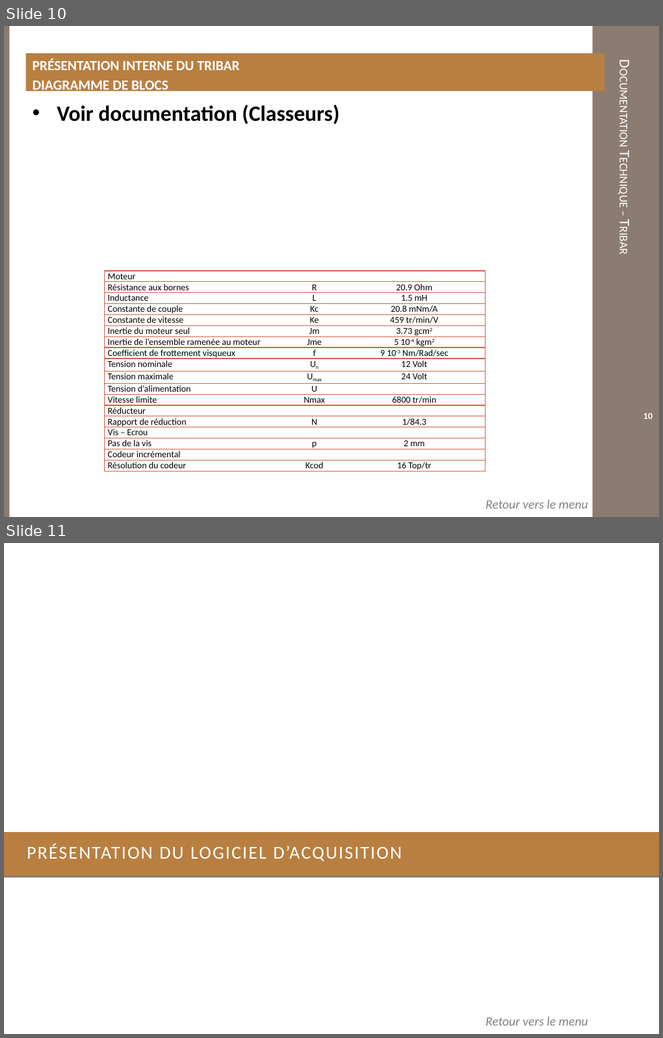
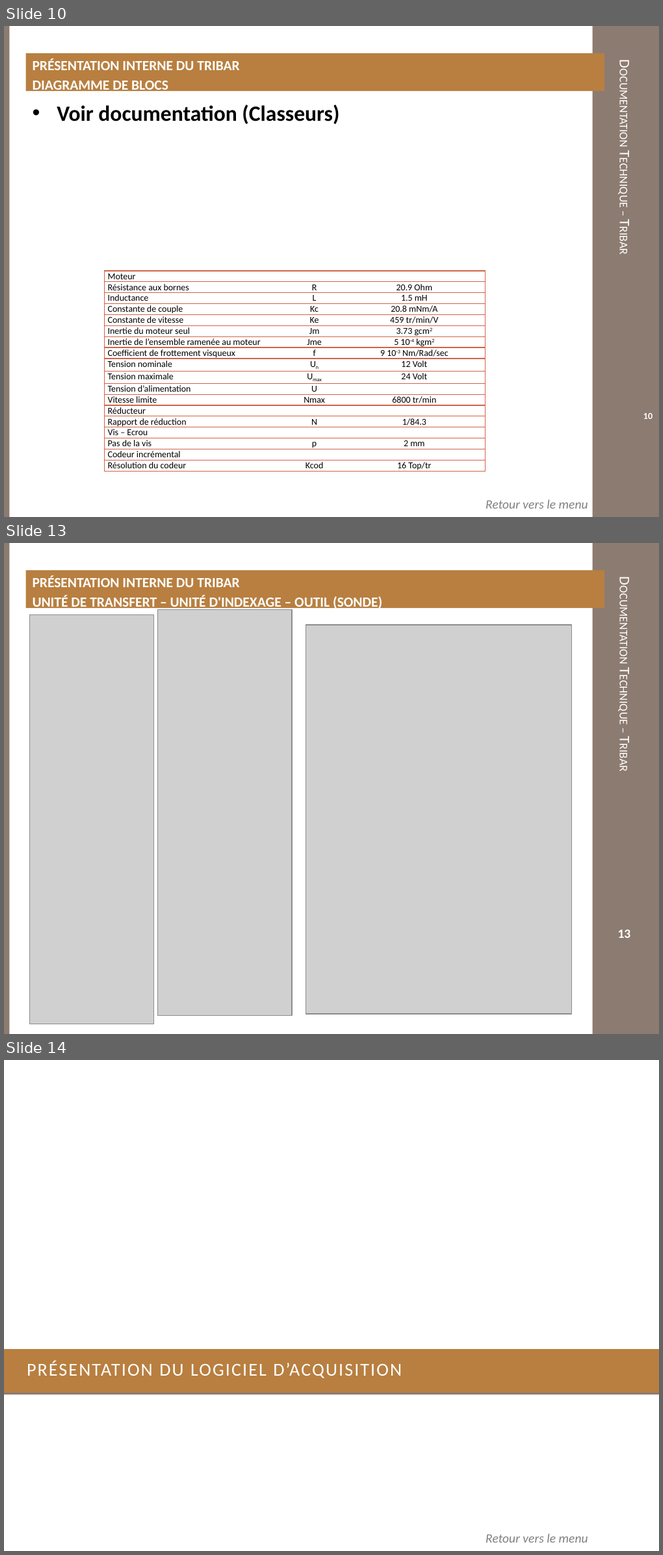
Before and after one commit to xpessoles/TP_PTSI, a slide deck: DocumentsTP/Documentation_Tribar.pptx. Shown one above the other, each under a label of ours: slides 10 and 11 before the commit, slides 10, 13 and 14 after it; the slides between them are not shown. The pictures are 663x1038 and 663x1555 pixels, drawn with LibreOffice and Linux fonts; fonts in the diff are those of the drawing; grey boxes stand for pictures; background and template pictures are left out. Boxes give left, top, right and bottom in pixels: in the first picture for what was removed or moved away, otherwise in the second. Text is boxed around its words. In the diff, an @@ line names an element or a change of style, - is before the commit and + after.

```diff
--- a/DocumentsTP/Documentation_Tribar.pptx
+++ b/DocumentsTP/Documentation_Tribar.pptx
@@ slide 13 added at (x1=4, y1=543, x2=659, y2=1034), background #FFFFFF; not listed: 3 template elements that a slide beside it also shows @@
@@ text added at (x1=25, y1=570, x2=604, y2=609), fill #B87F40, 15.4 pt, text #FFFFFF, bold @@
+PRÉSENTATION INTERNE DU TRIBAR
+UNITÉ DE TRANSFERT – UNITÉ D'INDEXAGE – OUTIL (SONDE)
@@ picture added at (x1=29, y1=615, x2=154, y2=1024) @@
@@ picture added at (x1=157, y1=610, x2=292, y2=1016) @@
@@ picture added at (x1=306, y1=625, x2=571, y2=1014) @@
@@ page number added at (x1=618, y1=930, x2=631, y2=938), 14 pt, text #FFFFFF, bold @@
+13
@@ what was slide 11 is now slide 14 @@
```
Also in this commit, not shown: 1 slide changed, 2 other slides added, 5 other files.
